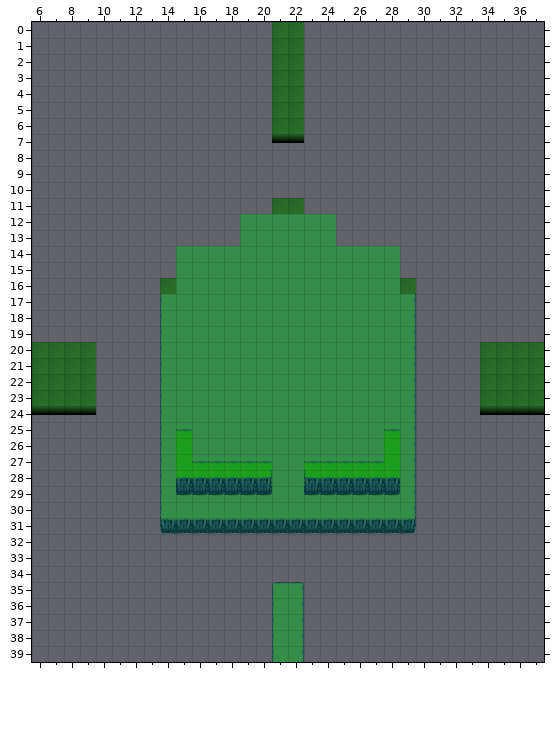
An edit to a level. Tiled map (JSON), assets/maps/map7.json. The picture above was drawn from the file before the commit.
Cells are 36x36 px. Shown: x 6..37, y 0..39.
And afterwards:
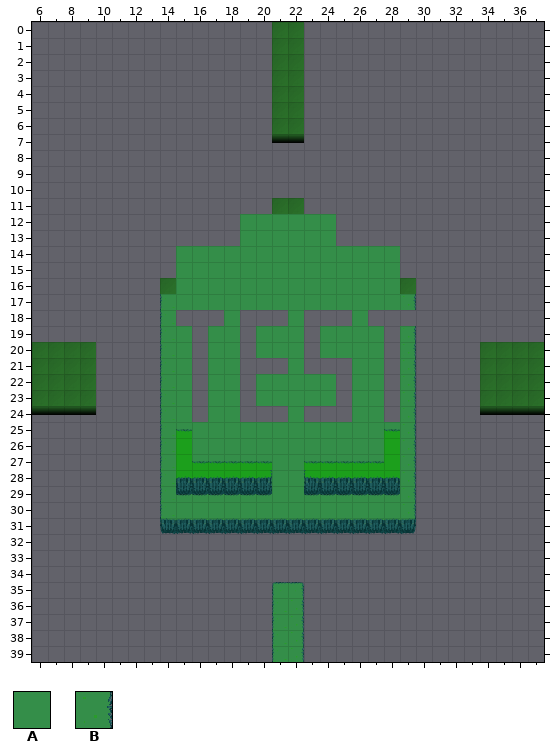
Key: from "Tileset": A 34, B 36.
_ is an empty cell.
Tiles replaced or removed in this view: A, B.
Changes in this commit:
Changed rows in their new state; . is an unchanged cell.
Layer "BackgroundLayer":
first column x 15:
18 ___.___.___.___
19 ._.._..._...._.
20 ._.._..._...._.
21 ._..___.___.._.
22 ._.._....._.._.
23 ._.._....._.._.
24 ._..___.___.._.
